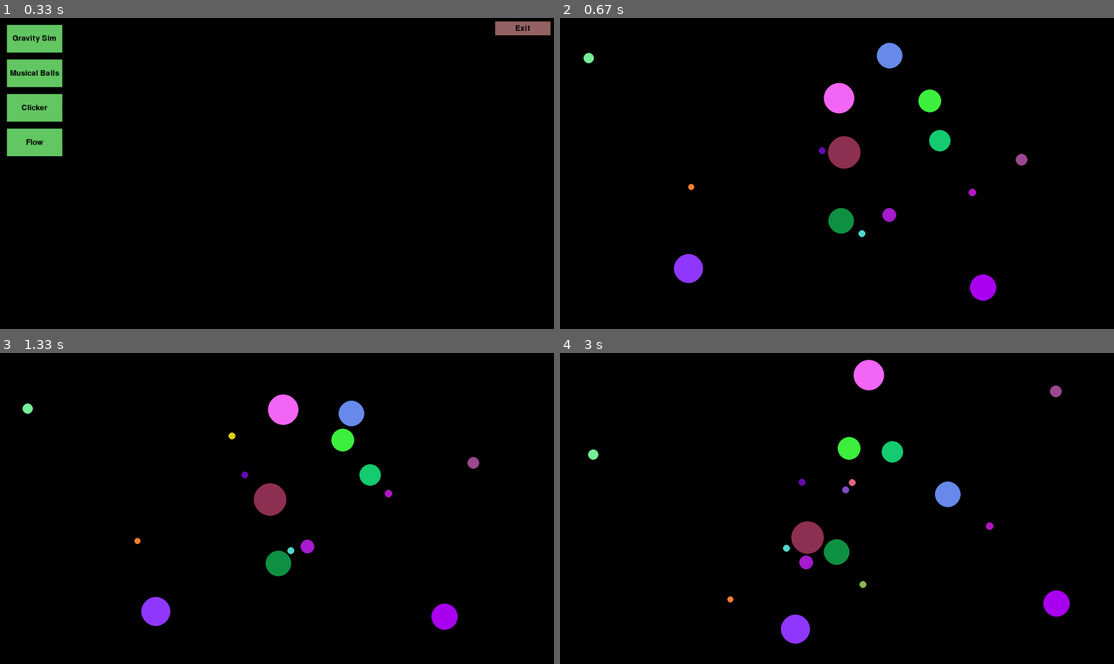
Above: before the commit, frames 1-4 (two rows, left to right).
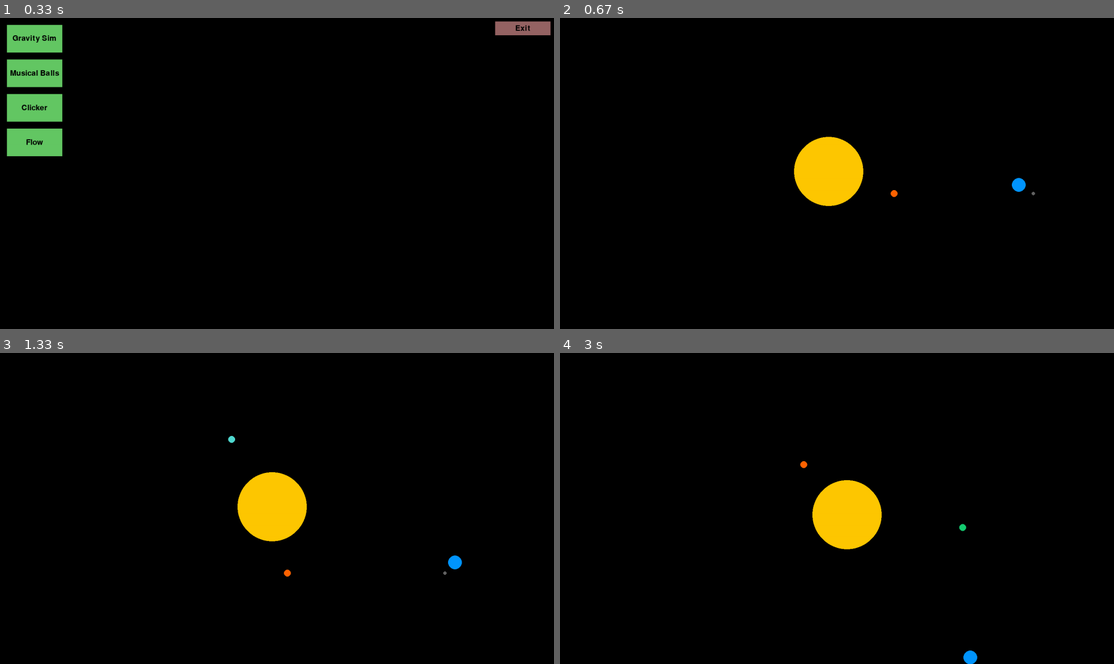
Above: after the commit, the same moments.

Repository: Zero4793/Pygame-Playground
Game: pygame game, started from main.py
Same seed, same stepped clock (60 frames per second), same inputs: the game is played once before the commit and once after it.
Inputs (mouse positions are in pixels of both pictures, inside the frame that each line leads up to):
- Up to frame 1 (0.33 s): no input
- Up to frame 2 (0.67 s): click "Gravity Sim" at 0.38 s
- Up to frame 3 (1.33 s): tap Enter at 0.67 s; press the mouse at (260, 455) at 1.03 s; move the mouse to (371, 539) at 1.13 s; release the mouse at (487, 626) at 1.27 s
- Up to frame 4 (3 s): press the mouse at (820, 455) at 1.37 s; move the mouse to (897, 468) at 1.47 s; release the mouse at (981, 480) at 1.6 s; press the mouse at (820, 455) at 1.7 s; move the mouse to (737, 496) at 1.8 s; release the mouse at (654, 539) at 1.93 s; press the mouse at (820, 455) at 2.03 s; move the mouse to (742, 430) at 2.13 s; release the mouse at (670, 402) at 2.27 s; click (859, 496) at 2.38 s; press the mouse at (859, 496) at 2.7 s; move the mouse to (925, 517) at 2.8 s; release the mouse at (986, 542) at 2.93 s

Frame 1 is identical in both runs. In frame 2, 4.9% of the frame differs, in the area x 4-86%, y 7-91%; in frame 3, 4.9%; in frame 4, 5.3%, in the area x 5-92%, y 2-100%.

Commit message:
general refactor and tweaks

Diff:
--- a/apps/clicker.py
+++ b/apps/clicker.py
@@ -17,9 +17,9 @@
 		self.T += 1
 		if self.T % 1 == 0:
 			self.T = 0
-			self.score += self.numbers[0]/1000
+			self.score += self.numbers[0]/100
 			for i in range(7):
-				self.numbers[i] += self.numbers[i+1] / 1000 #(10**(i+1))
+				self.numbers[i] += self.numbers[i+1] / 500
 
 		self.scoreButton.process()
 		if self.scoreButton.active:
@@ -32,11 +32,12 @@
 				if self.score >= self.costs[i]:
 					self.numbers[i] += 1
 					self.score -= self.costs[i]
+					self.costs[i]*=2
 
 
 	def display(self):
 		font = pygame.font.Font(None, 36)
-		text = font.render(f"Score: {self.score:,.3f}", True, (250,250,250))
+		text = font.render(f"Score: {self.score:,.0f}", True, (250,250,250))
 		self.screen.blit(text, (800-text.get_width()/2, 250))
 
 		self.scoreButton.display()
@@ -45,6 +46,6 @@
 			text = f'${self.costs[i]:,}'
 			text = font.render(str(text), True, (200,200,200))
 			self.screen.blit(text, (20+180*i,120))
-			text = f'{self.numbers[i]:,.3f}'
+			text = f'{self.numbers[i]:,.0f}'
 			text = font.render(str(text), True, (200,200,200))
 			self.screen.blit(text, (20+180*i,150))
--- a/apps/gravity.py
+++ b/apps/gravity.py
@@ -9,58 +9,58 @@
 		self.drag = False
 
 		self.balls = []
-		for i in range(16):
-			self.balls.append(Ball(screen,
-						  pos=(random.randint(0,screen.get_width()), random.randint(0,screen.get_height())),
-						  vel=(random.uniform(-2,2), random.uniform(-2,2)),
-						  bodyGrav=.1,
-						  repel=0,
-						  spaceJelly=0,
-						  collide=True,
-						  merging=False,
-						  elasticity=0.5,
-						  radius = random.randint(5,50),
-						  ))
-		# self.balls.append(Ball(screen,
-		# 				pos=(screen.get_width()/2, screen.get_height()/2),
-		# 				vel=(0,0),
-		# 				bodyGrav=.5,
-		# 				collide=True,
-		# 				merging=True,
-		# 				elasticity=0.9,
-		# 				radius = 100,
-		# 				col=(255,200,0),
-		# 				))
-		# self.balls.append(Ball(screen,
-		# 				pos=(screen.get_width()/2+200, screen.get_height()/2),
-		# 				vel=(0,5),
-		# 				bodyGrav=.5,
-		# 				collide=True,
-		# 				merging=True,
-		# 				elasticity=0.9,
-		# 				radius = 10,
-		# 				col=(255,100,0),
-		# 				))
-		# self.balls.append(Ball(screen,
-		# 				pos=(screen.get_width()/2+550, screen.get_height()/2),
-		# 				vel=(0,3),
-		# 				bodyGrav=.5,
-		# 				collide=True,
-		# 				merging=True,
-		# 				elasticity=0.9,
-		# 				radius = 20,
-		# 				col=(0,150,255),
-		# 				))
-		# self.balls.append(Ball(screen,
-		# 				pos=(screen.get_width()/2+600, screen.get_height()/2),
-		# 				vel=(0,5),
-		# 				bodyGrav=.5,
-		# 				collide=True,
-		# 				merging=True,
-		# 				elasticity=0.9,
-		# 				radius = 5,
-		# 				col=(100,100,100),
-		# 				))
+		# for i in range(16):
+		# 	self.balls.append(Ball(screen,
+		# 				  pos=(random.randint(0,screen.get_width()), random.randint(0,screen.get_height())),
+		# 				  vel=(random.uniform(-2,2), random.uniform(-2,2)),
+		# 				  bodyGrav=.1,
+		# 				  repel=0,
+		# 				  spaceJelly=0,
+		# 				  collide=True,
+		# 				  merging=False,
+		# 				  elasticity=0.5,
+		# 				  radius = random.randint(5,50),
+		# 				  ))
+		self.balls.append(Ball(screen,
+						pos=(screen.get_width()/2, screen.get_height()/2),
+						vel=(0,0),
+						bodyGrav=.5,
+						collide=True,
+						merging=True,
+						elasticity=0.9,
+						radius = 100,
+						col=(255,200,0),
+						))
+		self.balls.append(Ball(screen,
+						pos=(screen.get_width()/2+200, screen.get_height()/2),
+						vel=(0,5),
+						bodyGrav=.5,
+						collide=True,
+						merging=True,
+						elasticity=0.9,
+						radius = 10,
+						col=(255,100,0),
+						))
+		self.balls.append(Ball(screen,
+						pos=(screen.get_width()/2+550, screen.get_height()/2),
+						vel=(0,3),
+						bodyGrav=.5,
+						collide=True,
+						merging=True,
+						elasticity=0.9,
+						radius = 20,
+						col=(0,150,255),
+						))
+		self.balls.append(Ball(screen,
+						pos=(screen.get_width()/2+600, screen.get_height()/2),
+						vel=(0,5),
+						bodyGrav=.5,
+						collide=True,
+						merging=True,
+						elasticity=0.9,
+						radius = 5,
+						col=(100,100,100),
+						))
 
 
 	def process(self, keyheld, keypressed):
--- a/main.py
+++ b/main.py
@@ -4,7 +4,6 @@
 
 from util.button import Button
 from menu import Menu
-
 
 # fix working directory
 os.chdir(os.path.dirname(os.path.abspath(__file__)))
@@ -15,13 +14,26 @@
 pygame.display.set_caption('Pygame Playground')
 clock = pygame.time.Clock()
 
-def main():
-	keyheld = set()
-	game = Main(screen)
 
-	while True:
+# Main program core
+class Main:
+	def __init__(self, screen):
+		# init each window/focus
+		self.menu = Menu(screen, self)
+		self.window = self.menu # the active/running window/focus
+
+		# buttons
+		self.mouseTarget = None
+		self.voidButton = Button(screen, self, (0,0), (1600,900), None, None) # does nothing itself. improves click detection
+		self.exitButton = Button(screen, self, (1430,10), (160,40), ["Exit","Quit to menu","Are you sure?","Goodbye"], [(150,100,100), (250,150,150), (250,50,50), (250,0,0)])
+
+		# keys
+		self.keyheld = set()
+
+
+	def process(self):
 		# Handle events
-		keypressed = None
+		self.keypressed = None
 		events = pygame.event.get()
 		for event in events:
 			# Quit the game
@@ -29,38 +41,21 @@
 				return
 			# track held and pressed keys
 			if event.type == pygame.KEYDOWN:
-				keyheld.add(pygame.key.name(event.key))
-				keypressed = pygame.key.name(event.key)
-			if event.type == pygame.KEYUP and pygame.key.name(event.key) in keyheld:
-				keyheld.remove(pygame.key.name(event.key))
-
-		# update and render
-		game.process(keyheld, keypressed)
-		screen.fill(0)
-		game.display()
-		pygame.display.flip()
-		clock.tick(60)
-
-
-class Main:
-	def __init__(self, screen):
-		# init each window/focus
-		self.menu = Menu(screen, self)
-		self.window = self.menu # the active/running window/focus
-
-		self.mouseTarget = None
-		self.voidButton = Button(screen, self, (0,0), (1600,900), None, None) # does nothing itself. improves click detection
-		self.exitButton = Button(screen, self, (1430,10), (160,40), ["Exit","Quit to menu","Are you sure?","Goodbye"], [(150,100,100), (250,150,150), (250,50,50), (250,0,0)])
-
-
-	def process(self, keyheld, keypressed):
-		if keypressed == "escape":
+				self.keyheld.add(pygame.key.name(event.key))
+				self.keypressed = pygame.key.name(event.key)
+			if event.type == pygame.KEYUP and pygame.key.name(event.key) in self.keyheld:
+				self.keyheld.remove(pygame.key.name(event.key))
+		if self.keypressed == "escape":
 			if self.window != self.menu:
 				self.window = self.menu
 			else:
 				pygame.quit()
 				sys.exit()
-		self.window.process(keyheld, keypressed)
+
+		# run window
+		self.window.process(self.keyheld, self.keypressed)
+
+		# exit button
 		if self.window != self.menu and dist(pygame.mouse.get_pos(),(1400,0))<250:
 			self.exitButton.process()
 			if self.exitButton.active:
@@ -70,14 +65,19 @@
 
 
 	def display(self):
+		screen.fill(0)
 		self.window.display()
 		if self.window != self.menu and dist(pygame.mouse.get_pos(),(1400,0))<250:
 			self.exitButton.display()
+		pygame.display.flip()
+		clock.tick(60)
 
 
 def dist(a,b):
 	return ((a[0]-b[0])**2+(a[1]-b[1])**2)**0.5
 
-main()
-pygame.quit()
-sys.exit()
+
+main = Main(screen)
+while True:
+	main.process()
+	main.display()
--- a/util/button.py
+++ b/util/button.py
@@ -25,10 +25,11 @@
 			if not pygame.mouse.get_pressed()[0] and self.core.mouseTarget is self:
 				self.core.mouseTarget = None
 				self.active = True
-		else:
-			self.hover = False
-			if not pygame.mouse.get_pressed()[0] and self.core.mouseTarget is self:
-				self.core.mouseTarget = None
+			return
+		# else
+		self.hover = False
+		if not pygame.mouse.get_pressed()[0] and self.core.mouseTarget is self:
+			self.core.mouseTarget = None
 
 
 	def display(self):
Not shown, changed: README.md
